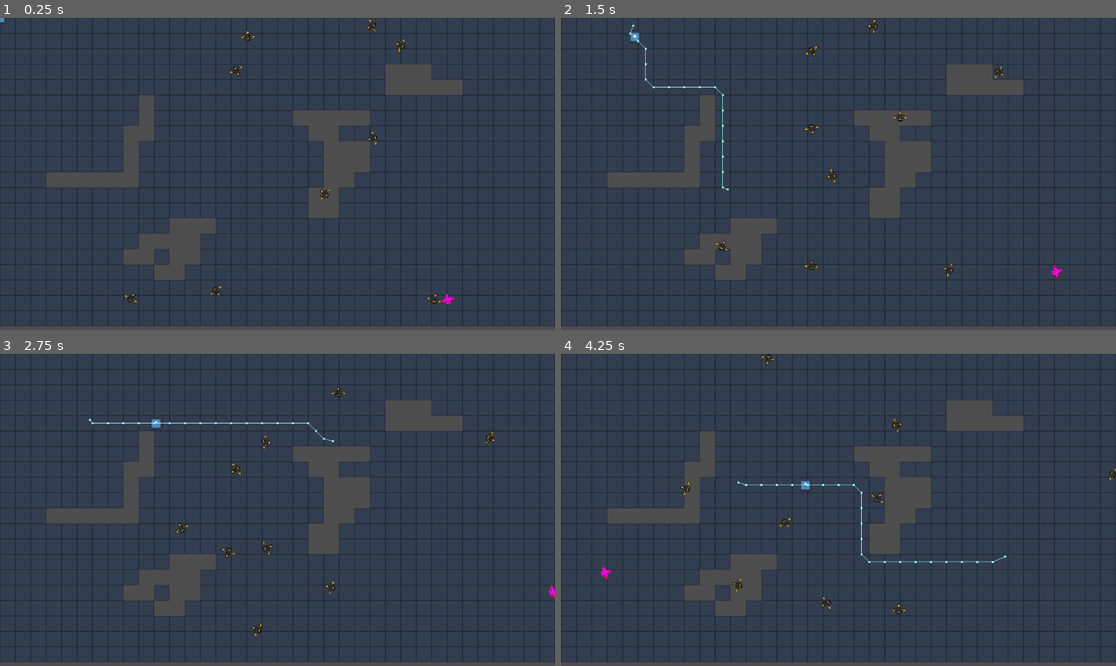
Above: before the commit, frames 1-4 (two rows, left to right).
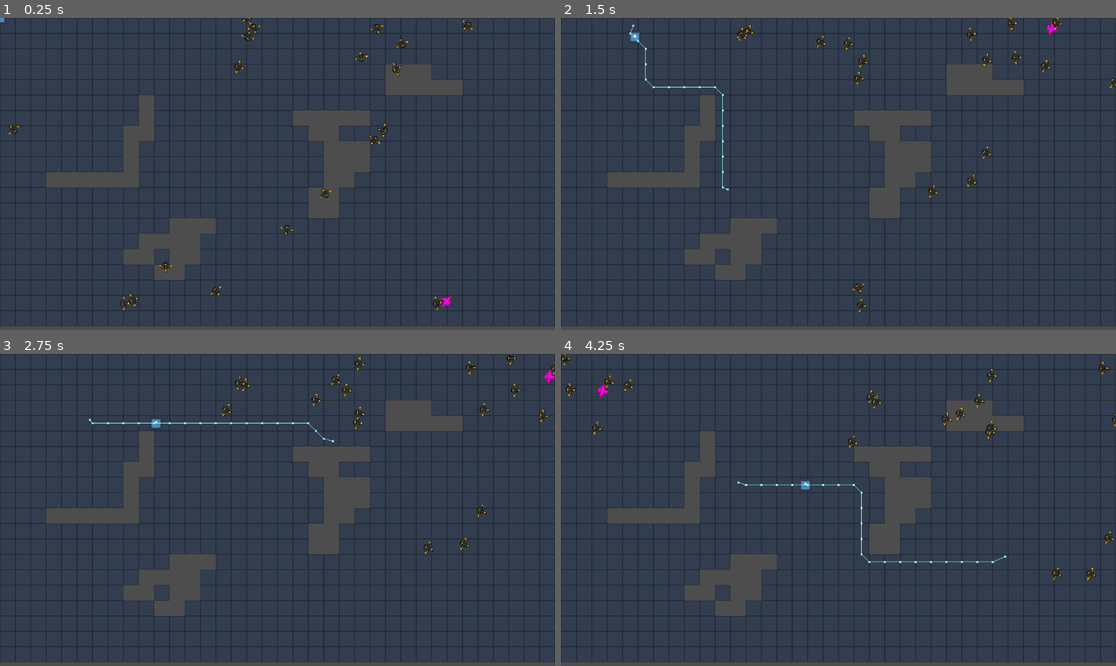
Above: after the commit, the same moments.

Repository: xStoffer/2D-Boid-Nav
Game: Godot game, scene res://Scenes/main.tscn
The game is run twice, just before and just after one commit, with the same random seed, the same clock (stepped at 60 frames per second) and the same inputs. The engine's default icon, where the game draws it, is replaced by a stand-in: a white triangle on a blue panel in a dark square.
Inputs (mouse positions are in pixels of both pictures, inside the frame that each line leads up to):
- Up to frame 1 (0.25 s): no input
- Up to frame 2 (1.5 s): move the mouse to (960, 158) at 0.52 s; hold Right mouse button (right_click) 0.53-1.28 s; move the mouse to (727, 189) at 1.27 s; right-click (727, 189) at 1.35 s
- Up to frame 3 (2.75 s): move the mouse to (333, 441) at 2.02 s; hold Right mouse button (right_click) from 2.03 s (still down)
- Up to frame 4 (4.25 s): move the mouse to (810, 572) at 2.77 s; release Right mouse button (right_click) at 2.78 s; right-click (810, 572) at 2.85 s; move the mouse to (1005, 556) at 3.52 s; hold Right mouse button (right_click) from 3.53 s (still down)

The runs differ from the first frame. In frame 1, 0.7% of the frame differs, in the area x 1-86%, y 0-94%; in frame 2, 1.0%, in the area x 27-100%, y 0-95%; in frame 3, 1.0%; in frame 4, 1.0%.

Commit message:
Tried Cohesion
Dude I have no idea, but ig its getting there...

Diff:
--- a/2d-boid-nav/Scenes/drone.gd
+++ b/2d-boid-nav/Scenes/drone.gd
@@ -11,7 +11,7 @@
 @export var Seperation: float = 1
 @export var Cohesion: float = 1
 @export var Alignment: float = 1
-@onready var detection_area = $Drone_Area/CollisionShape2D
+@onready var detection_area = $Boid_Area/Line_Of_Sight_2D
 
 
 # Called when the node enters the scene tree for the first time.
@@ -55,10 +55,9 @@
 	var direction = Vector2.ZERO
 	for drone in drones_in_range:
 		var det_radius = detection_area.shape.radius
-		var magnitude = 1
-		var ratio = (drone.global_position - global_position).length()/det_radius
-		if (drone.global_position - global_position).length() > 0:
-			print((drone.global_position - global_position).length())
+		var magnitude = 0.8
+		var ratio = clamp((drone.global_position - global_position).length()*magnitude/(det_radius) , 0, 10)
+		if ratio > 0 and self.name == 'Drone':
 			print(ratio)
 		#clamp(((drone.global_position - global_position).length()-(det_radius*magnitude)),0, (det_radius*magnitude))/det_radius
 		direction -= ratio * (drone.global_position - global_position)
@@ -66,6 +65,10 @@
 
 func _Steer_Cohesion() -> Vector2:
 	var direction = Vector2.ZERO
+	var other_pos_sum = Vector2.ZERO
+	for drone in drones_in_range:
+		other_pos_sum += drone.global_position
+	direction += (other_pos_sum - global_position)
 	return direction
 
 func _Steer_Alignment() -> Vector2:
--- a/2d-boid-nav/Scenes/drone.tscn
+++ b/2d-boid-nav/Scenes/drone.tscn
@@ -14,8 +14,7 @@
 collision_layer = 3
 gravity_scale = 0.0
 script = ExtResource("1_o36xs")
-Seperation = 0.5
-Cohesion = 0.0
+Cohesion = 0.2
 Alignment = 0.0
 
 [node name="Sprite2D" type="Sprite2D" parent="." unique_id=919642444]
--- a/2d-boid-nav/Scenes/drone_spawner.gd
+++ b/2d-boid-nav/Scenes/drone_spawner.gd
@@ -1,7 +1,7 @@
 extends Node2D
 
 @export var drone_scene: PackedScene = preload("res://Scenes/drone.tscn")
-@export var spawn_count: int = 10  # Number of enemies per wave
+@export var spawn_count: int = 20  # Number of enemies per wave
 @export var spawn_area: Rect2 = Rect2(0, 0, 1000, 1000)
 
 # Called when the node enters the scene tree for the first time.
